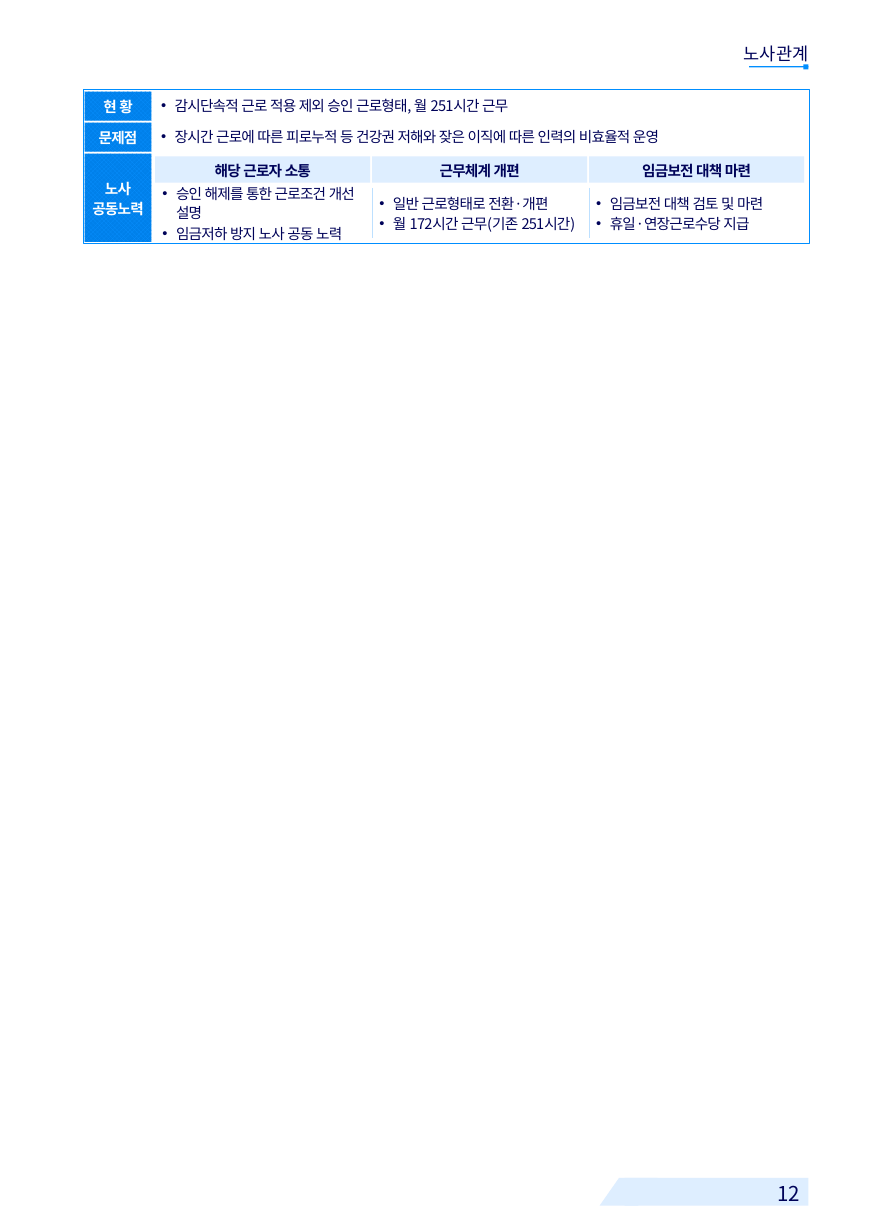
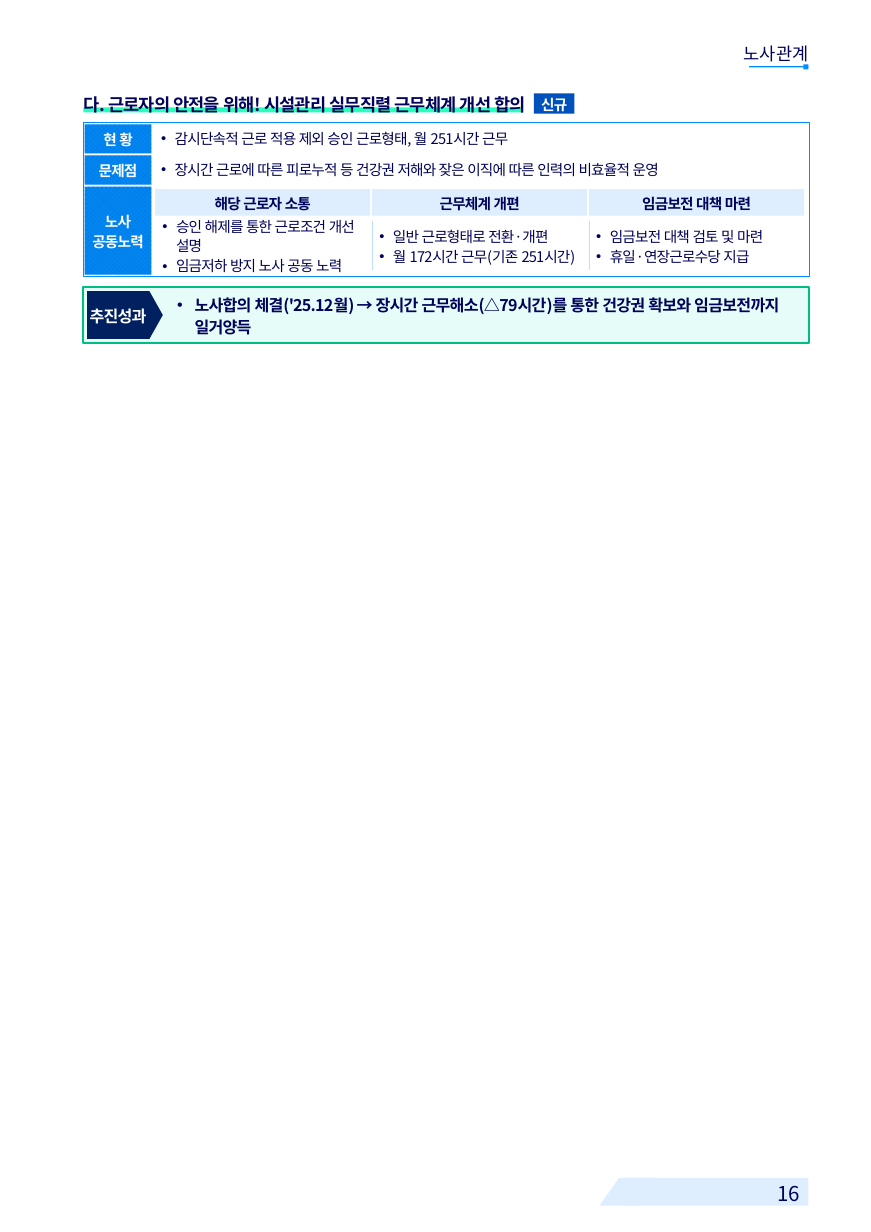
Before and after one commit to khjlsi-creator/claude, a slide deck: slide 16 of korad-경영평가-ppt/KORAD_경영평가_레이아웃_템플릿_A4세로.pptx (slide 12 before the commit). Drawn at 871x1232 pixels with LibreOffice and Linux fonts; fonts in the diff are those of the drawing; background and template pictures are left out. Boxes give left, top, right and bottom in pixels: in the first picture for what was removed or moved away, otherwise in the second. Text is boxed around its words. In the diff, an @@ line names an element or a change of style, - is before the commit and + after.

```diff
--- a/korad-경영평가-ppt/KORAD_경영평가_레이아웃_템플릿_A4세로.pptx
+++ b/korad-경영평가-ppt/KORAD_경영평가_레이아웃_템플릿_A4세로.pptx
@@ rectangle added at <box>83,107,522,113</box>, fill #29FFBD @@
@@ text added at <box>83,93,525,116</box>, 12 pt, text #000359, bold @@
+다. 근로자의 안전을 위해! 시설관리 실무직렬 근무체계 개선 합의
@@ rectangle added at <box>534,94,574,114</box>, fill #0051BC @@
@@ text added at <box>541,97,567,114</box>, 10 pt, text #FFFFFF, bold @@
+신규
@@ rectangle: place and size @@
-rectangle at <box>84,92,152,121</box>
+rectangle at <box>84,156,152,185</box>
@@ 3 texts, 2 rectangles: place and size @@
-3 texts, 2 rectangles at <box>83,90,809,243</box>
+3 texts, 2 rectangles at <box>83,122,809,276</box>
@@ 8 texts, 3 rectangles, 2 lines: place and size @@
-8 texts, 3 rectangles, 2 lines at <box>99,130,804,240</box>
+8 texts, 3 rectangles, 2 lines at <box>99,163,804,272</box>
@@ rectangle added at <box>83,286,809,343</box>, fill #E6FCF9, outline #00BE83 1.5 pt @@
@@ pentagon arrow added at <box>87,291,163,338</box>, fill #002060 @@
@@ text added at <box>87,291,163,338</box>, 11 pt, text #FFFFFF, bold @@
+추진성과
@@ text added at <box>195,297,779,335</box>, 11 pt, text #000359, bold @@
+• 노사합의 체결('25.12월) → 장시간 근무해소(△79시간)를 통한 건강권 확보와 임금보전까지 일거양득
@@ text at <box>777,1185,800,1202</box>: text changed @@
-12
+16
```
Also in this commit, not shown: 23 other slides changed, 7 slides added, 15 slides removed, 7 other files.
